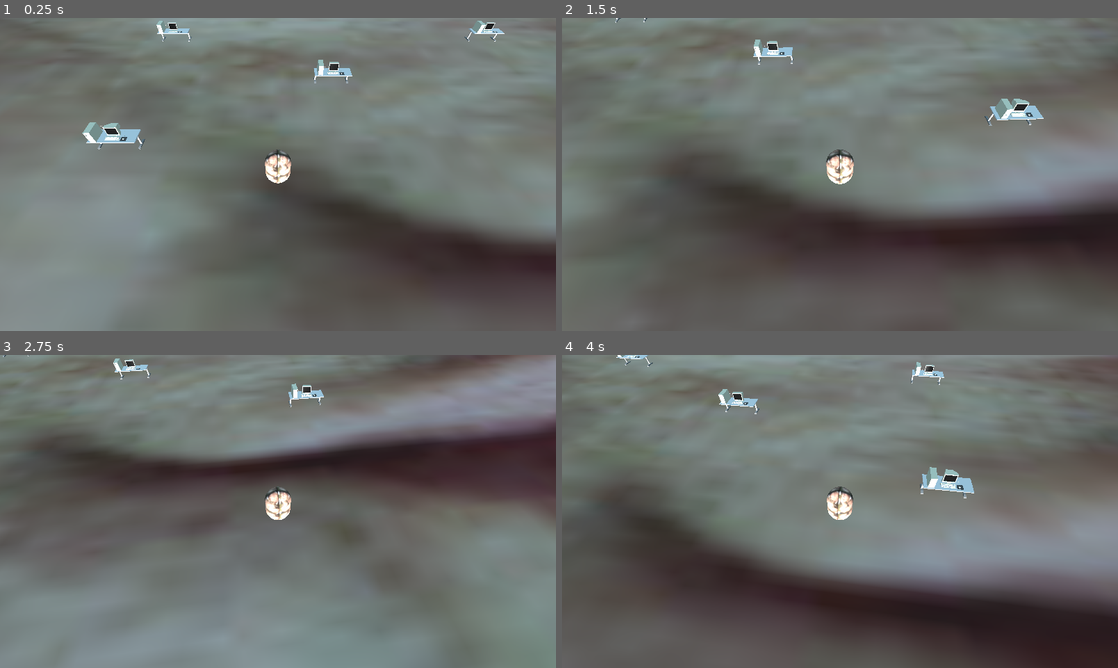
Above: before the commit, frames 1-4 (two rows, left to right).
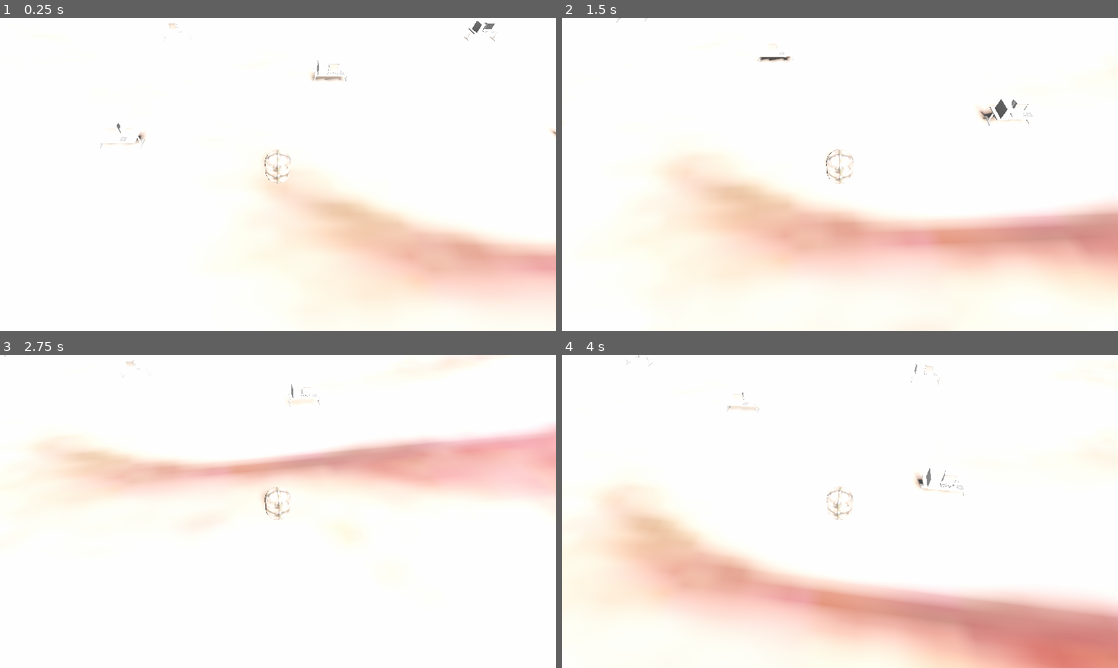
Above: after the commit, the same moments.

Repository: thinwire/Helldesk
Game: Godot game, scene res://nodes/gameworld.tscn
The game is run twice, just before and just after one commit, with the same random seed, the same clock (stepped at 60 frames per second) and the same inputs.
Inputs:
- Up to frame 1 (0.25 s): no input
- Up to frame 2 (1.5 s): tap Enter at 0.5 s; hold Right (ui_right) 0.53-1.28 s; hold Down (ui_down) from 1.28 s (still down)
- Up to frame 3 (2.75 s): release Down (ui_down) at 2.03 s; hold Right (ui_right) from 2.03 s (still down)
- Up to frame 4 (4 s): release Right (ui_right) at 2.78 s; hold Up (ui_up) 2.78-3.53 s; hold Left (ui_left) from 3.53 s (still down)

The runs differ from the first frame. In frame 1, 100% of the frame differs, in the area x 0-100%, y 0-100%; in frame 2, 100%; in frame 3, 100%; in frame 4, 100%.

Commit message:
Add placeholder environment settings

Diff:
--- a/nodes/gameworld.tscn
+++ b/nodes/gameworld.tscn
@@ -1,8 +1,16 @@
-[gd_scene load_steps=4 format=2]
+[gd_scene load_steps=5 format=2]
 
 [ext_resource path="res://nodes/player/player.tscn" type="PackedScene" id=1]
 [ext_resource path="res://nodes/level/level_root.tscn" type="PackedScene" id=2]
 [ext_resource path="res://nodes/camera.gd" type="Script" id=4]
+
+[sub_resource type="Environment" id=1]
+tonemap_mode = 2
+tonemap_exposure = 0.92
+auto_exposure_enabled = true
+ss_reflections_enabled = true
+ssao_enabled = true
+glow_enabled = true
 
 [node name="gameworld" type="Spatial"]
 
@@ -12,13 +20,18 @@
 
 [node name="camera" type="Camera" parent="."]
 transform = Transform( 1, 0, 0, 0, 1, 0, 0, 0, 1, 0, 4, 5 )
+environment = SubResource( 1 )
 fov = 65.0
 far = 250.0
 script = ExtResource( 4 )
 
 [node name="mainLight" type="DirectionalLight" parent="."]
-light_energy = 7.87
-light_indirect_energy = 1.39
+transform = Transform( 0.965926, -0.198267, 0.166366, 0, 0.642788, 0.766044, -0.258819, -0.739942, 0.620885, 0, 5, 0 )
+light_energy = 1.12
+light_indirect_energy = 0.75
+light_specular = 0.31
 shadow_enabled = true
+shadow_bias = 0.0
 directional_shadow_blend_splits = true
-directional_shadow_max_distance = 287.2
+directional_shadow_depth_range = 1
+directional_shadow_max_distance = 17.4
